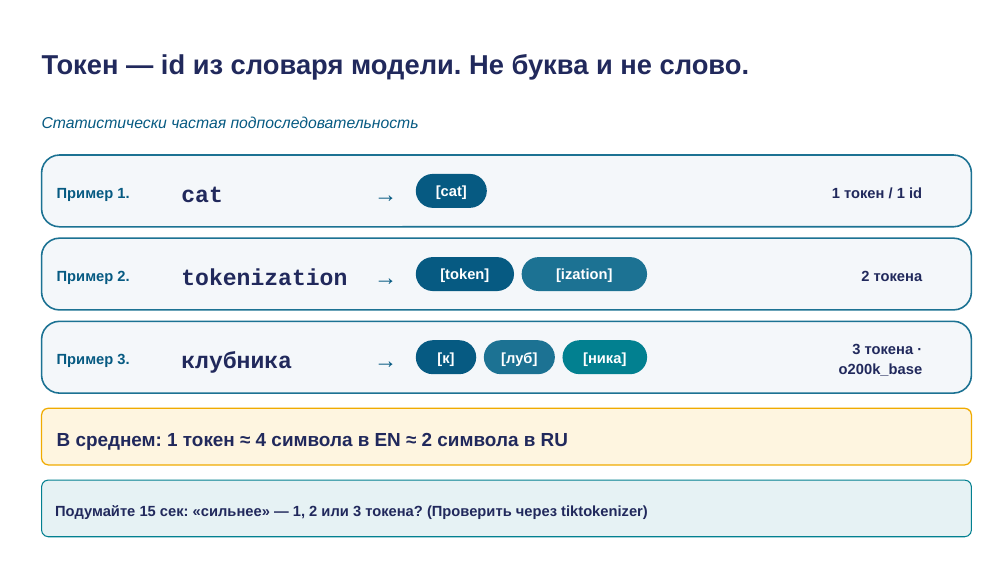
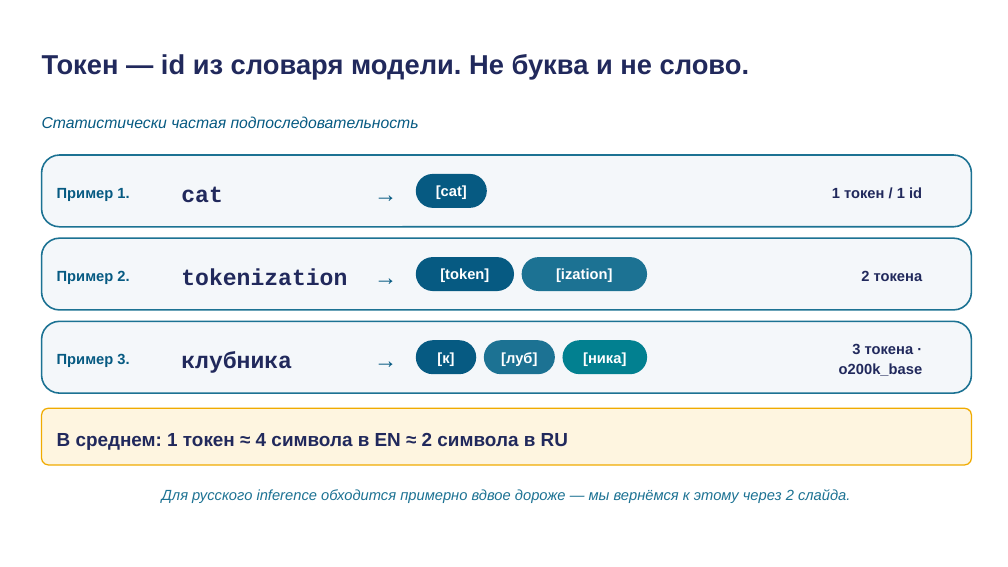
Before and after one commit to tellina-study/AI-usage-lessons, a slide deck: slide 8 of library/lectures/lec-02/rendered/lec-02.pptx (slide 7 before the commit). Drawn at 1008x567 pixels with LibreOffice and Linux fonts; fonts in the diff are those of the drawing. Boxes give left, top, right and bottom in pixels: in the first picture for what was removed or moved away, otherwise in the second. Text is boxed around its words. In the diff, an @@ line names an element or a change of style, - is before the commit and + after.

```diff
--- a/library/lectures/lec-02/rendered/lec-02.pptx
+++ b/library/lectures/lec-02/rendered/lec-02.pptx
@@ text "Для русского inference обходится примерно ...": place and size @@
-text "Для русского inference обходится примерно ..." at bbox=[42, 480, 972, 537]
+text "Для русского inference обходится примерно ..." at bbox=[162, 489, 850, 503]
@@ text "Для русского inference обходится примерно ..." at bbox=[162, 489, 850, 503]: fill #E6F2F4 to none; outline #028090 1 pt to none @@
@@ text removed at bbox=[55, 505, 648, 519] @@
-Подумайте 15 сек: «сильнее» — 1, 2 или 3 токена? (Проверить через tiktokenizer)
@@ text at bbox=[162, 489, 850, 503]: text added @@
+Для русского inference обходится примерно вдвое дороже — мы вернёмся к этому через 2 слайда.
```
Also in this commit, not shown: 5 other slides changed, 5 slides added, 3 slides removed, 47 other files.
